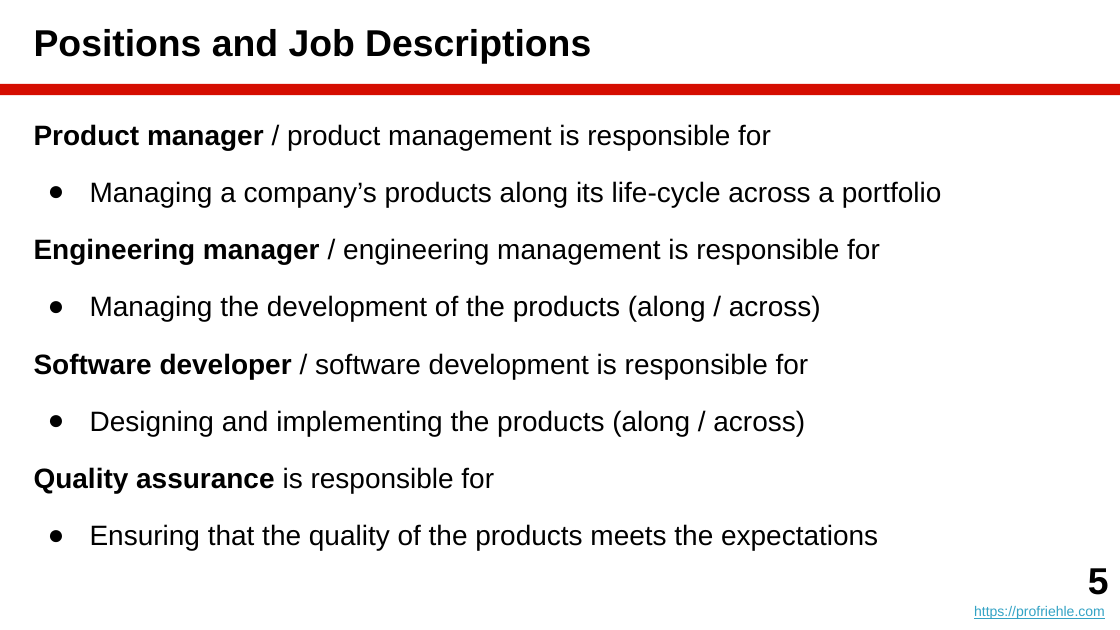
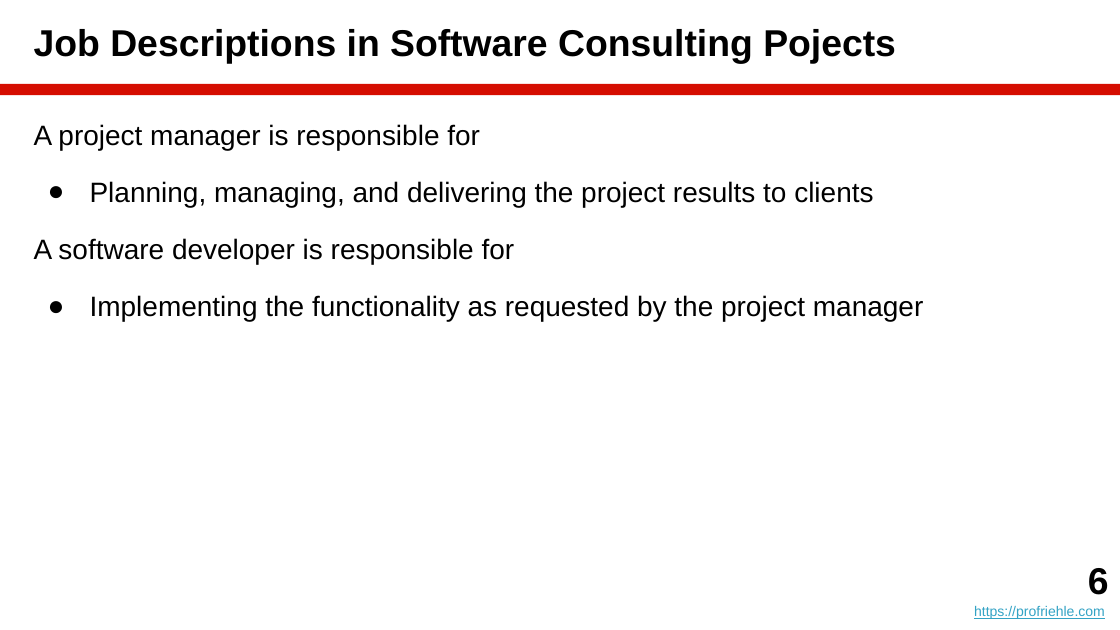
Before and after one commit to dirkriehle/amos-course, a slide deck: slide 6 of Lecture slides/AMOS B03 - Agile Processes.pptx (slide 5 before the commit). Drawn at 1120x630 pixels with LibreOffice and Linux fonts; fonts in the diff are those of the drawing. Boxes give left, top, right and bottom in pixels: in the first picture for what was removed or moved away, otherwise in the second. Text is boxed around its words. In the diff, an @@ line names an element or a change of style, - is before the commit and + after.

Commit message:
Finished lecture B04 on agile planning

```diff
--- a/Lecture slides/AMOS B03 - Agile Processes.pptx
+++ b/Lecture slides/AMOS B03 - Agile Processes.pptx
@@ title at [34,29,896,64]: text changed @@
-Positions and Job Descriptions
+Job Descriptions in Software Consulting Pojects
@@ text at [34,124,923,322]: text changed @@
-Product manager / product management is responsible for
-● Managing a company’s products along its life-cycle across a portfolio
-Engineering manager / engineering management is responsible for
-● Managing the development of the products (along / across)
-Software developer / software development is responsible for
-● Designing and implementing the products (along / across)
-Quality assurance is responsible for
-● Ensuring that the quality of the products meets the expectations
+A project manager is responsible for
+● Planning, managing, and delivering the project results to clients
+A software developer is responsible for
+● Implementing the functionality as requested by the project manager
@@ text at [1088,568,1109,595]: text changed @@
-5
+6
```
Also in this commit, not shown: 9 other slides changed, 5 slides added, 1 slide removed, 10 other files.
